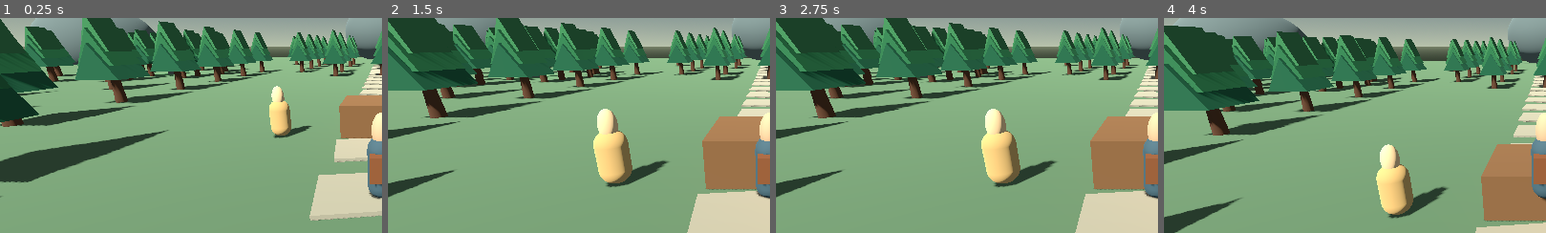
Above: before the commit, frames 1-4 (left to right).
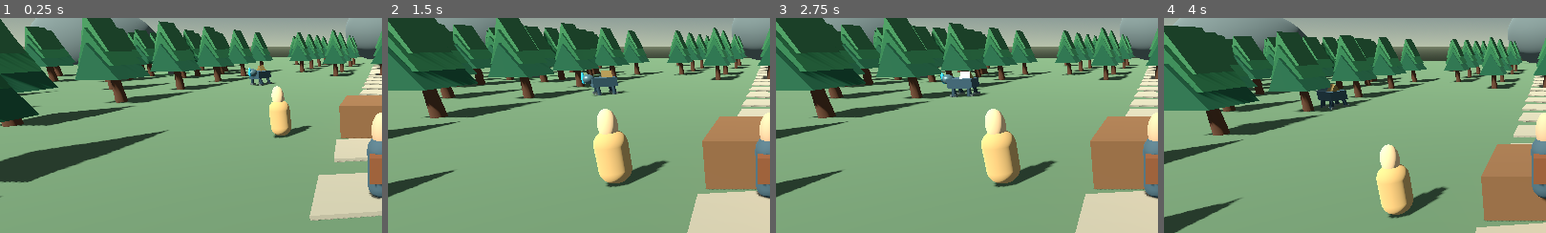
Above: after the commit, the same moments.

Repository: tarachukalucas-cyber/joguinho-de-samurai-top-de-pc
Game: Godot game, scene res://scenes/main.tscn
Two runs of this game, one before a commit and one after it. Both use one fixed random seed, a clock stepped at 60 frames per second and the inputs below.
Inputs (mouse positions are % of the whole screen's width and height, from its top left):
- Up to frame 1 (0.25 s): no input
- Up to frame 2 (1.5 s): tap Enter at 0.5 s; move the mouse to (55, 50) at 0.52 s; hold W (move_forward) from 0.53 s (still down); tap F (explore) at 0.6 s; tap Space (jump) at 0.77 s; move the mouse to (45, 50) at 1.27 s; tap E (interact) at 1.35 s
- Up to frame 3 (2.75 s): keep holding W (move_forward); tap Space (jump) at 1.52 s; move the mouse to (52, 48) at 2.02 s; hold Shift (sprint) from 2.03 s (still down)
- Up to frame 4 (4 s): keep holding W (move_forward); move the mouse to (49, 52) at 2.77 s; release Shift (sprint) at 2.78 s; tap F (explore) at 2.85 s; tap Space (jump) at 3.02, 3.77 s; move the mouse to (57, 51) at 3.52 s; tap E (interact) at 3.6 s
The pictures show only the part of the screen within x 0-50%, y 22-72%; the shares and areas given below are measured in that part.

The runs differ from the first frame. In frame 1, 0.4% of the frame differs, in the area x 64-72%, y 21-32%; in frame 2, 0.7%; in frame 3, 0.8%, in the area x 43-56%, y 24-37%; in frame 4, 0.6%.

Commit message:
Povoa o vale com criaturas mecânicas exploráveis

Diff:
--- a/scripts/world.gd
+++ b/scripts/world.gd
@@ -1,6 +1,7 @@
 extends Node3D
 
 const PlayerScript = preload("res://scripts/player.gd")
+const MachineScript = preload("res://scripts/machine.gd")
 var player: CharacterBody3D
 var hud: Label
 var message: Label
@@ -104,6 +105,9 @@
     # Acampamento inicial
     add_box(self,Vector3(0,0.8,8),Vector3(4,1.6,3),Color(0.42,0.29,0.17),"Abrigo")
     _campfire(Vector3(4,0,9))
+    _spawn_machine(Vector3(-18,0,-12))
+    _spawn_machine(Vector3(18,0,20))
+    _spawn_machine(Vector3(48,0,-8))
 
 func _tree(p: Vector3) -> void:
     var trunk := CylinderMesh.new()
@@ -172,6 +176,12 @@
     for x in [-2.2,2.2]:
         add_box(self,p+Vector3(x,8,0),Vector3(0.5,3,0.5),Color(0.38,0.30,0.20),"Pilar da torre")
     _marker(p+Vector3(0,9,0),Color(0.80,0.55,0.95))
+
+func _spawn_machine(p: Vector3) -> void:
+    var creature := Node3D.new()
+    creature.set_script(MachineScript)
+    creature.position = p
+    add_child(creature)
 
 func _spawn_player() -> void:
     player = CharacterBody3D.new()
